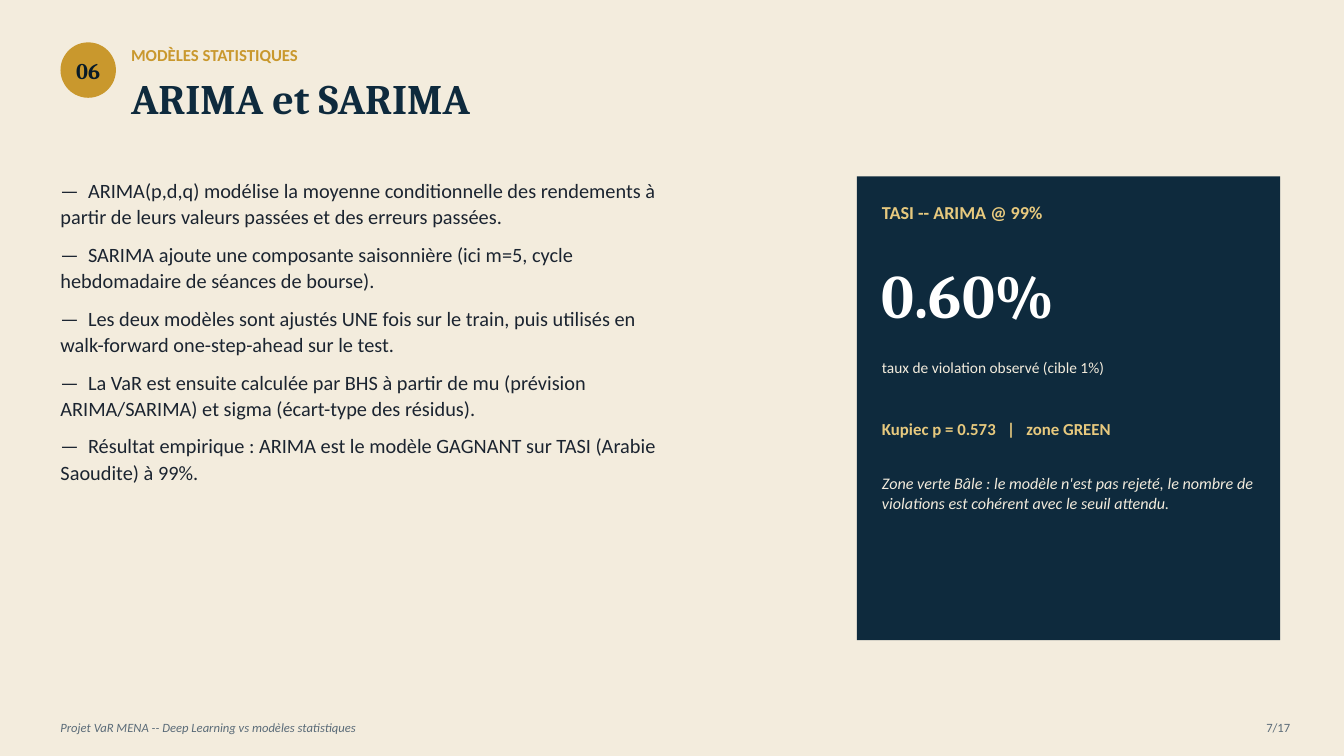
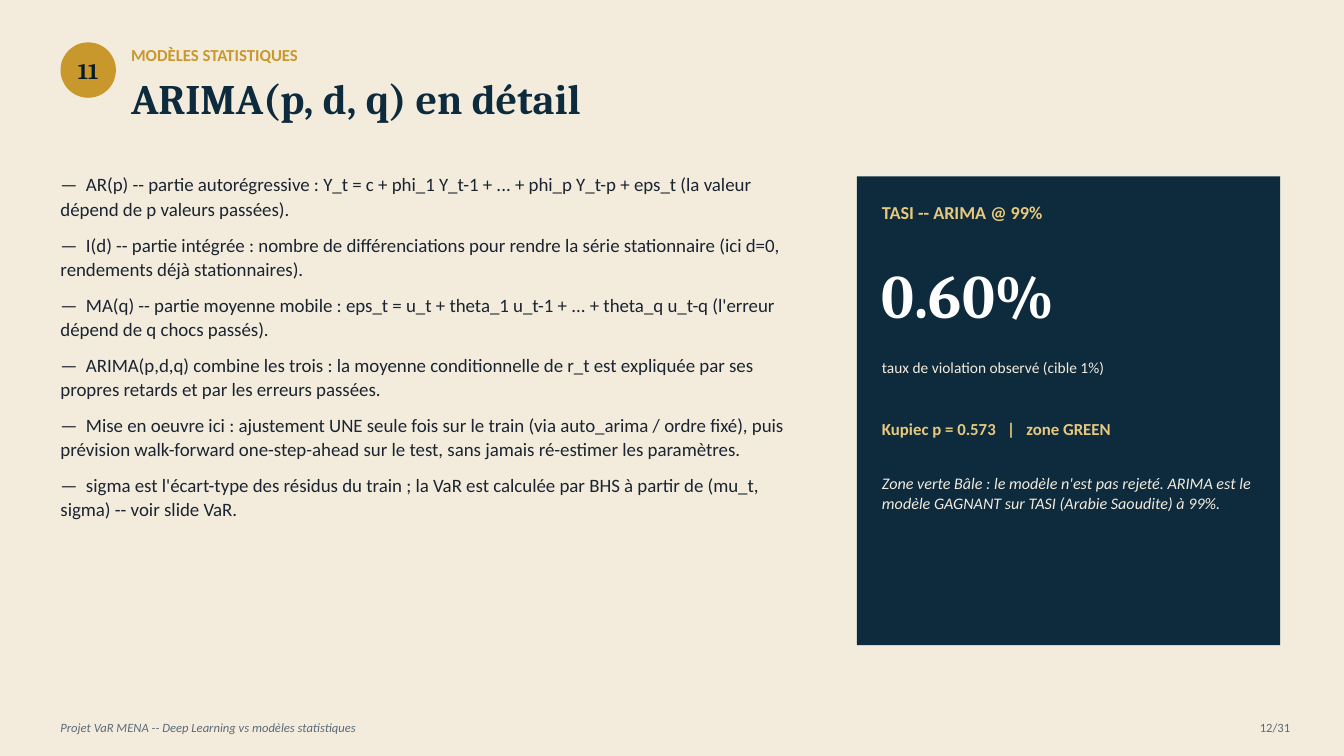
Before and after one commit to AhmedBenArfa/Projet-MENA-Series-temporelles, a slide deck: slide 12 of presentation/VaR_MENA.pptx (slide 7 before the commit). Drawn at 1344x756 pixels with LibreOffice and Linux fonts; fonts in the diff are those of the drawing. Boxes give left, top, right and bottom in pixels: in the first picture for what was removed or moved away, otherwise in the second. Text is boxed around its words. In the diff, an @@ line names an element or a change of style, - is before the commit and + after.

Commit message:
Presentation detaillee : explications series temporelles + email corrige
Passage de 17 a 31 slides pour expliquer en detail chaque notion de
series temporelles utilisee dans le pipeline (decomposition, stationnarite,
ADF/KPSS, ACF/PACF, operateur retard, ARIMA/SARIMA, ARCH/GARCH, ML/DL,
VaR BHS, backtesting Kupiec/Christoffersen/Bale). Ajout de 3 figures
(ACF/PACF, decomposition illustrative, volatilite conditionnelle GARCH).
Correction de l'adresse email de contact.

```diff
--- a/presentation/VaR_MENA.pptx
+++ b/presentation/VaR_MENA.pptx
@@ text in ellipse at <box>78,64,98,79</box>: text changed @@
-06
+11
@@ text at <box>131,83,581,123</box>: text changed @@
-ARIMA et SARIMA
+ARIMA(p, d, q) en détail
@@ text at <box>60,177,783,520</box>: text changed; size 14.5 to 13.5 pt @@
-— ARIMA(p,d,q) modélise la moyenne conditionnelle des rendements à partir de leurs valeurs passées et des erreurs passées.
-— SARIMA ajoute une composante saisonnière (ici m=5, cycle hebdomadaire de séances de bourse).
-— Les deux modèles sont ajustés UNE fois sur le train, puis utilisés en walk-forward one-step-ahead sur le test.
-— La VaR est ensuite calculée par BHS à partir de mu (prévision ARIMA/SARIMA) et sigma (écart-type des résidus).
-— Résultat empirique : ARIMA est le modèle GAGNANT sur TASI (Arabie Saoudite) à 99%.
+— AR(p) -- partie autorégressive : Y_t = c + phi_1 Y_t-1 + ... + phi_p Y_t-p + eps_t (la valeur dépend de p valeurs passées).
+— I(d) -- partie intégrée : nombre de différenciations pour rendre la série stationnaire (ici d=0, rendements déjà stationnaires).
+— MA(q) -- partie moyenne mobile : eps_t = u_t + theta_1 u_t-1 + ... + theta_q u_t-q (l'erreur dépend de q chocs passés).
+— ARIMA(p,d,q) combine les trois : la moyenne conditionnelle de r_t est expliquée par ses propres retards et par les erreurs passées.
+— Mise en oeuvre ici : ajustement UNE seule fois sur le train (via auto_arima / ordre fixé), puis prévision walk-forward one-step-ahead sur le test, sans jamais ré-estimer les paramètres.
+— sigma est l'écart-type des résidus du train ; la VaR est calculée par BHS à partir de (mu_t, sigma) -- voir slide VaR.
@@ rectangle: place and size @@
-rectangle at <box>857,176,1280,640</box>
+rectangle at <box>857,176,1280,645</box>
@@ text at <box>882,477,1250,511</box>: text changed @@
-Zone verte Bâle : le modèle n'est pas rejeté, le nombre de violations est cohérent avec le seuil attendu.
+Zone verte Bâle : le modèle n'est pas rejeté. ARIMA est le modèle GAGNANT sur TASI (Arabie Saoudite) à 99%.
@@ text at <box>1260,723,1290,732</box>: text changed @@
-7/17
+12/31
```
Also in this commit, not shown: 16 other slides changed, 14 slides added, 4 other files.
